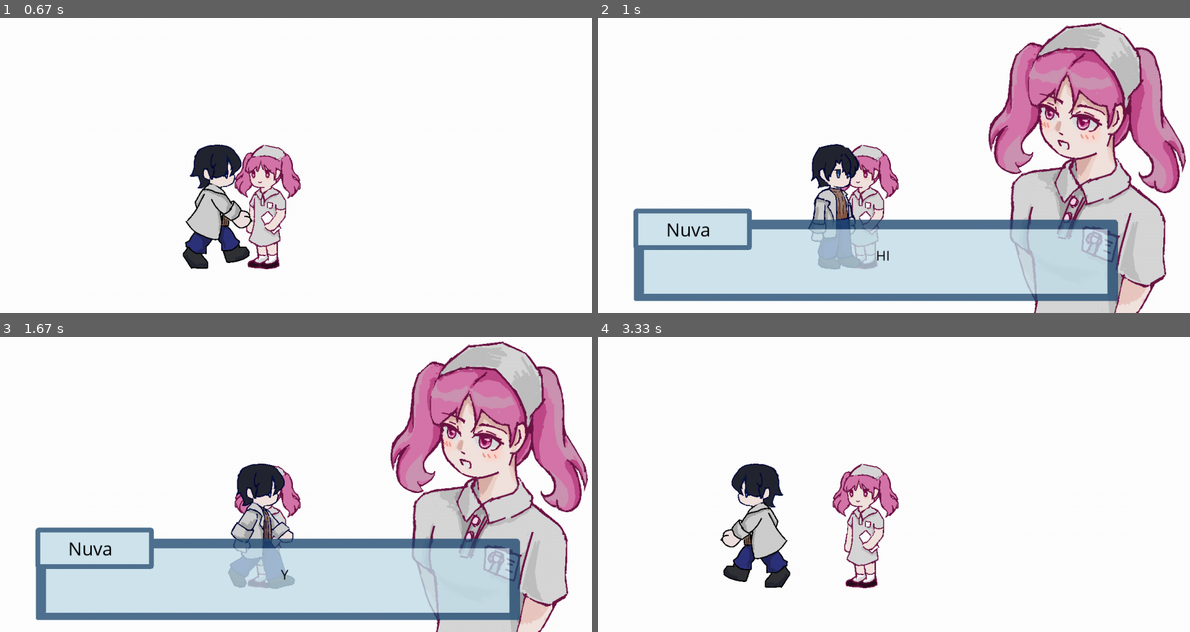
Above: before the commit, frames 1-4 (two rows, left to right).
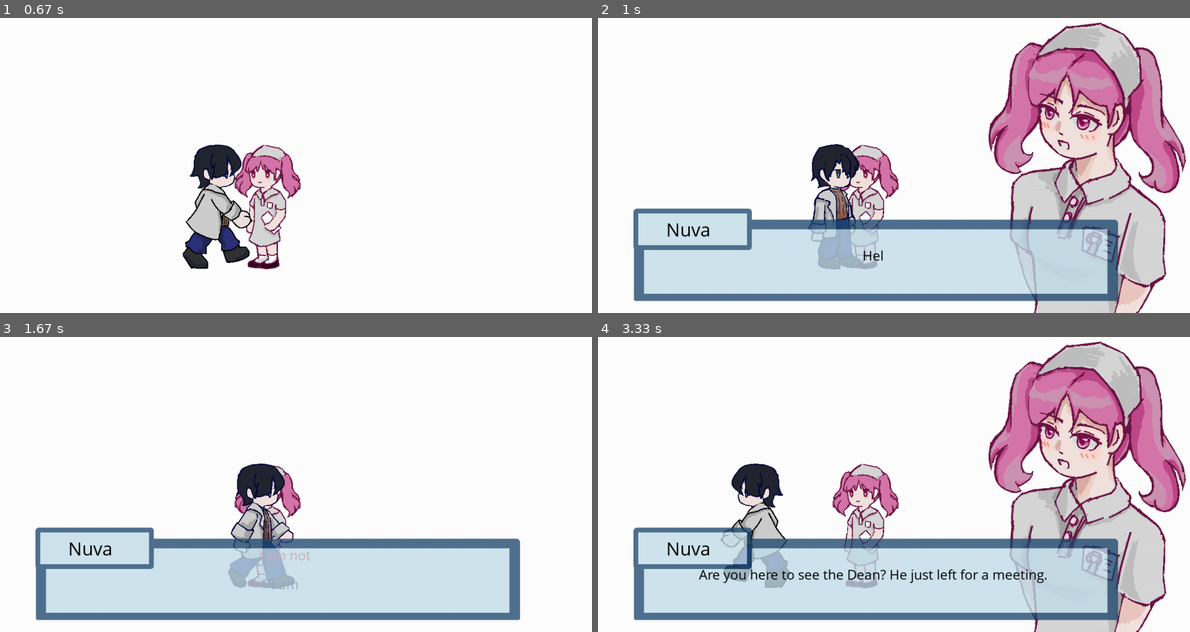
Above: after the commit, the same moments.

Repository: JoyYU271/2510-CSP1123-3-09
Game: pygame game, started from Dialogue.py
Two runs of this game, one before a commit and one after it. Both use one fixed random seed, a clock stepped at 60 frames per second and the inputs below.
Inputs:
- Up to frame 1 (0.67 s): hold D from 0.33 s (still down)
- Up to frame 2 (1 s): release D at 0.8 s; tap Space at 0.83 s
- Up to frame 3 (1.67 s): tap Space at 1.17, 1.57 s; hold D from 1.5 s (still down)
- Up to frame 4 (3.33 s): tap Space at 1.87, 2.07, 2.37, 2.63, 2.93, 3.2 s; release D at 1.97 s; hold E 2-2.53 s; hold A 2-2.53 s; hold A 2.57-3.1 s; hold A from 3.13 s (still down)

Frame 1 is identical in both runs. In frame 2, less than 0.1% of the frame differs, in the area x 44-50%, y 78-83%; in frame 3, 19%; in frame 4, 42%, in the area x 5-100%, y 1-100%.

Commit message:
update code for dialogue

Diff:
--- a/Dialogue.py
+++ b/Dialogue.py
@@ -2,6 +2,9 @@
 import sys
 from pygame.locals import *
 from character_movement import *
+import json
+
+
 
 pygame.init()
 
@@ -18,8 +21,15 @@
 moving_right = False
 
 
-font = pygame.font.SysFont('Comic Sans MS',50)
+font = pygame.font.SysFont('Comic Sans MS',40)
 space_released = True # control the dialog will not happen continuously when press key space
+
+with open('NPC_dialog/NPC.json','r',encoding = 'utf-8') as f:
+     all_dialogues = json.load(f)
+
+current_chapter = "chapter_1"
+
+npc_list =["Nuva"]
 
 
 #============dialog box =============
@@ -32,13 +42,18 @@
         self.player_portrait = pygame.image.load("picture/Character Dialogue/Doctor.png").convert_alpha()
 
         self.player = player
+        self.npc_name = npc.name
         self.npc = npc
+        self.npc_data = all_dialogues.get(self.npc_name)
+
+     #dialogue setting
+        self.current_story = "chapter_1" #default chapter
+        self.story_data = self.npc_data.get(self.current_story,[])
+
 
         self.step = 0 # present current sentence
 
-        self.text = [("npc","HI"),("player","hello"),("npc","You are so cute"),("player","Thank you......")]
-
-        self.talking = False # is it talking
+
 
         # for present sentences effect
         self.displayed_text = "" #display current word
@@ -46,32 +61,29 @@
         self.last_time = pygame.time.get_ticks()
         self.letter_delay = 45
 
+        self.options = []
+        self.option_selected = 0
+        self.talking = False # is it talking
+
+
       # update dialog status
-    def update(self,key):
-         if self.player.rect.colliderect(self.npc.rect):
-              if key and not self.talking:
-                   self.talking = True #start dialog
-                   self.step =0
-                   self.reset_typing()
-
-               #start talking n reset status
-              elif key and self.talking:
-                   if self.letter_index <len(self.text[self.step]):
-                        return
-
-                   #if the sentences haven't finish print out,cannot jump to next sentences
-                   self.step += 1
-                   if self.step >= len(self.text) :
-                        self.talking = False #stop dialog
-                        self.step = 0
-
-                    # if not skip to next sentences
-                   else:
-                        self.reset_typing()
-
-          # if player is not around the npc, dialog end
-         else:
-              self.talking = False
+    def update(self):
+        if self.talking and self.step < len(self.story_data):
+             entry = self.story_data[self.step]
+             text = entry.get("text","")
+
+             if "choice" in entry :
+              self.options = entry.get("choice",[])
+             else:
+                 self.options = []
+
+             # words come out one by one effect
+             current_time = pygame.time.get_ticks()
+             if self.letter_index < len(text):
+                if current_time - self.last_time > self.letter_delay:
+                     self.displayed_text += text[self.letter_index]
+                     self.letter_index += 1
+                     self.last_time = current_time
 
     def reset_typing(self):
          self.displayed_text = ""
@@ -83,30 +95,52 @@
     def draw(self,screen):
 
         #only draw when in talking mode
-        if self.talking and self.step < len(self.text):
-           speaker,full_text = self.text[self.step]
-
-           #let the dialog box on the center and put below
+        if self.talking and self.step < len(self.story_data):
+           entry = self.story_data[self.step]
+
+           text = entry.get("text","")
+           speaker = entry.get("speaker","npc")
+
+
+            #let the dialog box on the center and put below
            dialog_x = screen.get_width()//2 - self.dialog_box_img.get_width() // 2
            dialog_y = screen.get_height() - self.dialog_box_img.get_height() - 20
 
-           if speaker == "npc":
+
+           #calculate max midth for text inside
+           #adjust values based on dialog box size
+           text_max_width = self.dialog_box_img.get_width() - 150 #50 pixel padding each side
+
+           if "choice" in entry:
+             max_options_display = 3
+
+             dialog_center_x = dialog_x + self.dialog_box_img.get_width()// 2
+
+
+
+             for i , option in enumerate(entry["choice"][:max_options_display]):
+                     color = (255,0,0) if i == self.option_selected else (0,0,0)
+                     option_y =  dialog_y+ 60 + i * 60
+                     if option_y < screen.get_height() - 40:
+                      draw_text(screen, option["option"],30,color,dialog_center_x,option_y,center= True)
+
+
+           else:
+
+             if speaker == "npc":
                 portrait = self.portrait
-                name = self.npc.name
-                portrait_pos =(dialog_x + 800
-           ,dialog_y - 400)
-           else:
+                name_to_display = self.npc.name
+                portrait_pos =(dialog_x + 800,dialog_y - 400)
+             else:
                 portrait = self.player_portrait
-                name = "You"
+                name_to_display = "You"
                 portrait_pos = (dialog_x +20,dialog_y - 400)
 
            #draw Character portraits
-           screen.blit(portrait,portrait_pos)
+             screen.blit(portrait,portrait_pos)
 
            #draw dialog box
            screen.blit(self.dialog_box_img,(dialog_x,dialog_y))
-
-
 
 
            #draw Npc name above the small dialog box
@@ -115,32 +149,135 @@
 
            # words come out one by one effect
            current_time = pygame.time.get_ticks()
-           speaker,full_text = self.text[self.step]
-           if self.letter_index < len(full_text):
+           if self.letter_index < len(text):
                 if current_time - self.last_time > self.letter_delay:
-                     self.displayed_text +=full_text[self.letter_index]
+                     self.displayed_text += text[self.letter_index]
                      self.letter_index += 1
                      self.last_time = current_time
 
 
-           draw_text(screen,self.displayed_text,30,(0,0,0),dialog_x + self.dialog_box_img.get_width()//2,dialog_y + self.dialog_box_img.get_height()//2,center = True)
-
+           draw_text(screen,self.displayed_text,30,(0,0,0),dialog_x + self.dialog_box_img.get_width()//2 - 20 ,dialog_y + self.dialog_box_img.get_height()//2 ,center = True,max_width=text_max_width)
+
+
+    def handle_option_selection(self,keys):
+        if (self.talking and self.options and self.step <len(self.story_data) and self.letter_index >= len(self.story_data[self.step].get("text",""))):
+                   option_key_pressed = False
+                   if keys[pygame.K_w]:
+                      self.option_selected = (self.option_selected - 1) % len(self.options)
+                      option_key_pressed = True
+
+                   if keys[pygame.K_s]:
+                      self.option_selected = (self.option_selected + 1) % len(self.options)
+                      option_key_pressed = True
+                   if keys[pygame.K_e]:
+                      selected_option = self.options[self.option_selected]
+                      next_target = selected_option["next"]
+
+                      if isinstance(next_target,int):
+                         self.step = next_target
+                      else:
+                         self.story_data = self.npc_data.get(next_target,[])
+                         self.step = 0
+
+                      self.options =[]
+                      self.reset_typing()
+                   if option_key_pressed:
+                       pygame.time.delay(50)
+
+    def handle_space(self,keys):
+         if not self.talking:
+              self.talking = True
+              self.step = 0
+              self.reset_typing()
+              return
+
+         if self.step <len(self.story_data):
+              entry = self.story_data[self.step]
+              text = entry.get("text","")
+
+              if self.letter_index <len (text):
+                   self.letter_index = len(text)
+                   self.displayed_text = text
+
+              else:
+                   if self.options:
+                     pass
+
+
+                   else:
+                    if "next" in entry:
+                      next_target = entry["next"]
+
+                      if isinstance(next_target,int):
+
+                          self.step = next_target
+                      else:
+                          self.story_data = self.npc_data.get(next_target,[])
+                          self.step = 0
+                      self.reset_typing()
+
+                    else:
+                        self.step += 1
+                        if self.step >= len(self.story_data):
+                            self.talking = False
+                            self.step = 0
+                        else:
+                           self.reset_typing()
 
 
 
 
 # =============text setting================
-def draw_text(surface,text,size,color,x,y,center = False):
+def draw_text(surface,text,size,color,x,y,center = False,max_width = None):
     font = pygame.font.SysFont('Comic Sans MS', size)
     text_surface = font.render(text, True, color)
 
-    # set the words location (in center)
-    text_rect = text_surface.get_rect()
-    if center:
-         text_rect.center = (x,y)
-    else:
-         text_rect.topleft =(x,y)
-    surface.blit(text_surface, text_rect)
+    # If no max width is specified or text is short, render it normally
+    if max_width is None or font.size(text)[0] <= max_width:
+        text_surface = font.render(text,True,color)
+        text_rect = text_surface.get_rect()# set the words location (in center)
+        if center:
+            text_rect.center = (x,y)
+        else:
+            text_rect.topleft =(x,y)
+        surface.blit(text_surface, text_rect)
+        return y + text_rect.height #return the y position after the text
+
+    #word wrap implementation
+    words = text.split(' ')
+    current_line = ""
+    line_y = y
+    line_height = font.size('Tg')[1]#height of a typical line
+
+    for word in words:
+        test_line = current_line + word + " "
+        # test if this line woy=uld be too wide
+        if font.size(test_line)[0] <= max_width:
+            current_line = test_line
+        else:
+            #render the current line
+            if current_line:
+                line_surface = font.render(current_line,True,color)
+                line_rect = line_surface.get_rect()
+                if center:
+                    line_rect.midtop = (x,line_y)
+                    surface.blit(line_surface,line_rect)
+                    line_y += line_height
+                #start a new line with the current word
+                current_line = word + " "
+
+    if current_line:
+        line_surface = font.render(current_line,True,color)
+        line_rect = line_surface.get_rect()
+        if center:
+            line_rect.midtop =(x,line_y)
+        else:
+            line_rect.topleft = (x,line_y)
+        surface.blit(line_surface, line_rect)
+
+    return line_y + line_height#return the y position after all text
+
+
 
 
 
@@ -172,21 +309,25 @@
 
           #=====space======
           keys = pygame.key.get_pressed()
-          if npc.rect.colliderect(player.rect) and dialogue.step>=0 :
+          if npc.rect.colliderect(player.rect) or dialogue.talking:
 
            if keys[pygame.K_SPACE] and space_released:
                space_released = False
-               dialogue.update(True)
-           else:
-                dialogue.update(False)
+               dialogue.handle_space(keys)
+
+           dialogue.handle_option_selection(keys)
+
 
            if not keys[pygame.K_SPACE]:
                 space_released = True
           else :
-               dialogue.update(False)
-
-
-          dialogue.draw(screen)
+               dialogue.talking = False
+               dialogue.options =[]
+
+
+          if dialogue.talking:
+              dialogue.update()
+              dialogue.draw(screen)
 
           pygame.display.update()
           clock.tick(FPS)
--- /dev/null
+++ b/NPC_dialog/NPC.json
@@ -0,0 +1,40 @@
+{
+ "Nuva":{
+    "chapter_1":[
+        {"speaker":"npc","text":"Hello! Are you the new psychologist?","shown": false},
+        {"choice":[
+            {"option":"I am not","next":"not_a_doctor"},
+            {"option":"I am","next":"a_doctor"}
+        ]
+        }
+    ],
+
+    "not_a_doctor" :[
+
+        {"speaker" :"player","text":"I am not.","shown": false},
+        {"speaker":"npc","text":"Eh~ I thought such a handsome guy would be our new doctor!","shown": false},
+        {"speaker":"npc","text":"Are you here to see the Dean? He just left for a meeting.","shown": false},
+        {"speaker" :"player","text":".....Sorry, I was joking. Seems my sense of humor needs work. ","shown": false},
+        {"speaker" :"narrator","text":"(You see her pause, and then chuckle.) ","shown": false},
+        {"speaker" :"npc","text":" Ha Ha, you are a quite interesting person.","shown": false},
+        {"next":"chapter_1_common","shown": false}
+    ],
+
+    "a_doctor":[
+        {"speaker" :"player","text":"I am. Hello.","shown": false},
+        {"speaker" :"narrator","text":"(You see her smile widen.)","shown": false},
+        {"speaker" :"npc","text":"The Dean mentioned that we had a new psychologist starting today, but I didn’t expect him to be so handsome!","shown": false},
+        {"speaker" :"narrator","text":"(Her compliments make your ears turn red.)","shown": false},
+        {"speaker" :"player","text":"......Thanks","shown": false},
+        {"next":"chapter_1_common"}
+    ],
+
+    "chapter_1_common":[
+        {"speaker" :"npc","text":"I’m Nuva, the receptionist nurse. If you have any questions, feel free to ask me—your senior!"},
+        {"speaker" :"player","text":"Got it."},
+        {"speaker" :"npc","text":"Oh, by the way, already have a patient booked a session with you for today. She is waiting in your office, you can head over when you are ready"}
+
+
+    ]
+ }
+}
--- a/NPC_dialog/Nuva.json
+++ /dev/null
@@ -1,40 +0,0 @@
-{
- "Nuva":{
-    "chapter_1":[
-        {"speaker":"npc","text":"Hello! Are you the new psychologist?","shown ": false},
-        {"choice":[
-            {"option":"I am not","next":"not_a_doctor"},
-            {"option":"I am","next":"a_doctor"}
-        ]
-        }
-    ],
-
-    "not_a_doctor" :[
-
-        {"speaker" :"player","text":"I am not.","shown ": false},
-        {"speaker":"npc","text":"Eh~ I thought such a handsome guy would be our new doctor!","shown ": false},
-        {"speaker":"npc","text":"Are you here to see the Dean? He just left for a meeting.","shown ": false},
-        {"speaker" :"player","text":".....Sorry, I was joking. Seems my sense of humor needs work. ","shown ": false},
-        {"speaker" :"narrator","text":"(You see her pause, and then chuckle.) ","shown ": false},
-        {"speaker" :"npc","text":" Ha Ha, you are a quite interesting person.","shown ": false},
-        {"next":"chapter_1_common","shown ": false}
-    ],
-
-    "a_doctor":[
-        {"speaker" :"player","text":"I am. Hello.","shown ": false},
-        {"speaker" :"narrator","text":"(You see her smile widen.)","shown ": false},
-        {"speaker" :"npc","text":"The Dean mentioned that we had a new psychologist starting today, but I didn’t expect him to be so handsome!","shown ": false},
-        {"speaker" :"narrator","text":"(Her compliments make your ears turn red.)","shown ": false},
-        {"speaker" :"player","text":"......Thanks","shown ": false},
-        {"next":"chapter_1_common"}
-    ],
-
-    "chapter_1_common":[
-        {"speaker" :"npc","text":"I’m Nuva, the receptionist nurse. If you have any questions, feel free to ask me—your senior!"},
-        {"speaker" :"player","text":"Got it."},
-        {"speaker" :"npc","text":"Oh, by the way, already have a patient booked a session with you for today. She is waiting in your office, you can head over when you are ready"}
-
-
-    ]
- }
-}
